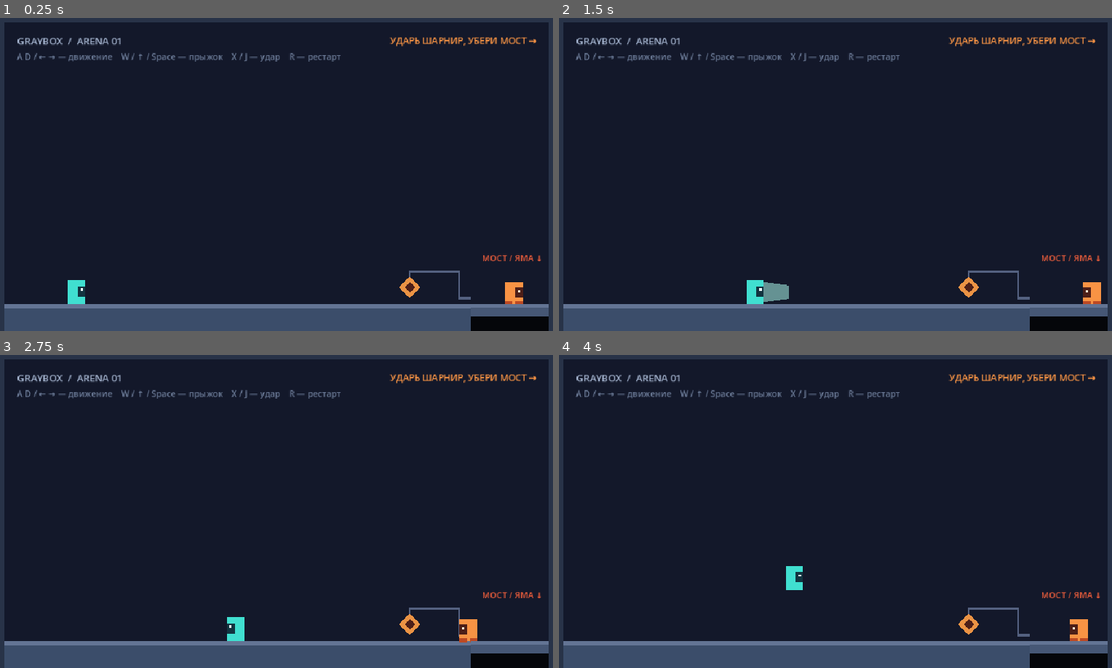
Above: before the commit, frames 1-4 (two rows, left to right).
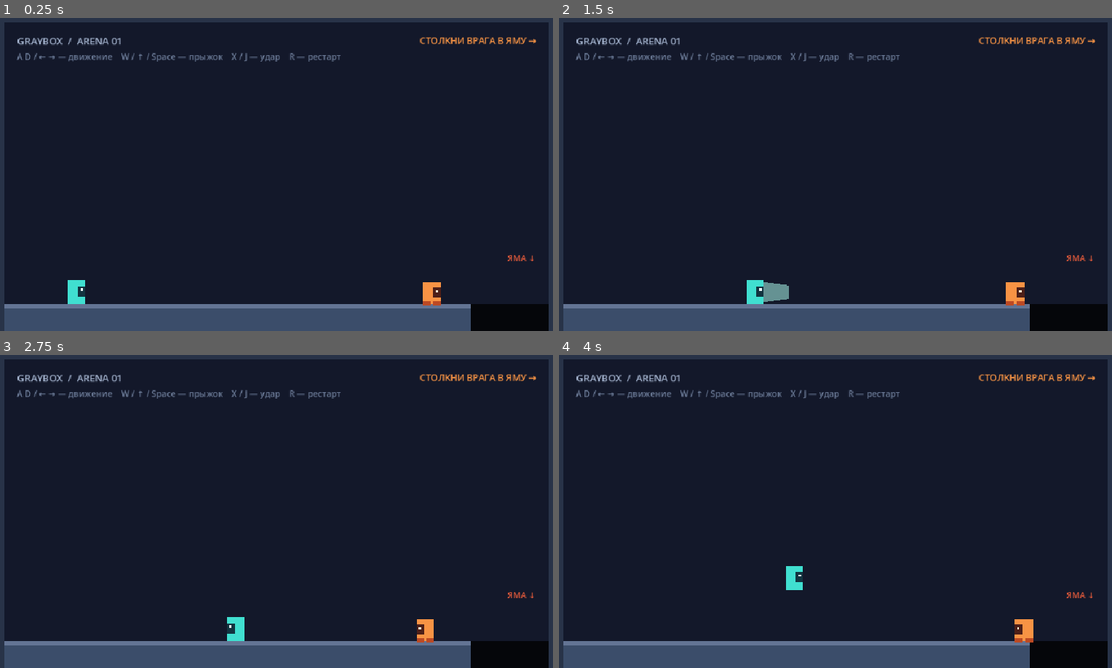
Above: after the commit, the same moments.

Repository: Vinatorul/pivotfall
Game: Godot game, scene res://scenes/arena_01.tscn
Same seed, same stepped clock (60 frames per second), same inputs: the game is played once before the commit and once after it. Before the commit the project starts from res://scenes/arena.tscn.
Inputs:
- Up to frame 1 (0.25 s): no input
- Up to frame 2 (1.5 s): tap Enter (ui_accept) at 0.5, 0.77 s; hold Right (ui_right) from 0.53 s (still down); tap R at 0.6 s; tap X at 1.35 s
- Up to frame 3 (2.75 s): tap Enter (ui_accept) at 1.52 s; release Right (ui_right) at 2.03 s; hold Left (ui_left) from 2.03 s (still down); tap J at 2.1 s
- Up to frame 4 (4 s): release Left (ui_left) at 2.78 s; hold Right (ui_right) from 2.78 s (still down); tap R at 2.85 s; tap Enter (ui_accept) at 3.02, 3.77 s; tap X at 3.6 s

The runs differ from the first frame. In frame 1, 1.8% of the frame differs, in the area x 70-100%, y 6-96%; in frame 2, 1.8%; in frame 3, 1.8%; in frame 4, 1.8%.

Commit message:
feat: add two-arena progression

Diff:
--- a/project.godot
+++ b/project.godot
@@ -11,7 +11,7 @@
 [application]
 
 config/name="Single Screen Arcade Prototype"
-run/main_scene="res://scenes/arena.tscn"
+run/main_scene="res://scenes/arena_01.tscn"
 config/features=PackedStringArray("4.6")
 
 [display]
--- /dev/null
+++ b/scenes/arena_01.tscn
@@ -0,0 +1,144 @@
+[gd_scene load_steps=8 format=3]
+
+[ext_resource type="PackedScene" path="res://scenes/player.tscn" id="1_player"]
+[ext_resource type="PackedScene" path="res://scenes/patrol_enemy.tscn" id="2_patrol"]
+[ext_resource type="Script" path="res://scripts/arena.gd" id="3_arena"]
+
+[sub_resource type="RectangleShape2D" id="RectangleShape2D_floor"]
+size = Vector2(768, 44)
+
+[sub_resource type="RectangleShape2D" id="RectangleShape2D_wall"]
+size = Vector2(32, 540)
+
+[sub_resource type="RectangleShape2D" id="RectangleShape2D_ceiling"]
+size = Vector2(960, 32)
+
+[sub_resource type="RectangleShape2D" id="RectangleShape2D_death_zone"]
+size = Vector2(960, 120)
+
+[node name="Arena" type="Node2D"]
+script = ExtResource("3_arena")
+next_arena_path = "res://scenes/arena_02.tscn"
+clear_message = "АРЕНА 1 ПРОЙДЕНА  /  ПЕРЕХОД..."
+
+[node name="Background" type="Polygon2D" parent="."]
+z_index = -10
+polygon = PackedVector2Array(0, 0, 960, 0, 960, 540, 0, 540)
+color = Color(0.055, 0.071, 0.125, 1)
+
+[node name="BackdropPanel" type="Polygon2D" parent="."]
+z_index = -9
+polygon = PackedVector2Array(32, 32, 928, 32, 928, 496, 32, 496)
+color = Color(0.075, 0.098, 0.165, 1)
+
+[node name="PitDepth" type="Polygon2D" parent="."]
+z_index = -8
+polygon = PackedVector2Array(800, 496, 928, 496, 928, 540, 800, 540)
+color = Color(0.02, 0.024, 0.043, 1)
+
+[node name="PitLip" type="Polygon2D" parent="."]
+z_index = -7
+polygon = PackedVector2Array(792, 496, 800, 496, 800, 540, 792, 540)
+color = Color(0.925, 0.365, 0.231, 1)
+
+[node name="Geometry" type="Node2D" parent="."]
+
+[node name="Floor" type="StaticBody2D" parent="Geometry"]
+position = Vector2(416, 518)
+
+[node name="Visual" type="Polygon2D" parent="Geometry/Floor"]
+polygon = PackedVector2Array(-384, -22, 384, -22, 384, 22, -384, 22)
+color = Color(0.235, 0.302, 0.416, 1)
+
+[node name="TopEdge" type="Polygon2D" parent="Geometry/Floor"]
+polygon = PackedVector2Array(-384, -22, 384, -22, 384, -16, -384, -16)
+color = Color(0.392, 0.455, 0.584, 1)
+
+[node name="CollisionShape2D" type="CollisionShape2D" parent="Geometry/Floor"]
+shape = SubResource("RectangleShape2D_floor")
+
+[node name="Ceiling" type="StaticBody2D" parent="Geometry"]
+position = Vector2(480, 16)
+
+[node name="Visual" type="Polygon2D" parent="Geometry/Ceiling"]
+polygon = PackedVector2Array(-480, -16, 480, -16, 480, 16, -480, 16)
+color = Color(0.157, 0.2, 0.286, 1)
+
+[node name="CollisionShape2D" type="CollisionShape2D" parent="Geometry/Ceiling"]
+shape = SubResource("RectangleShape2D_ceiling")
+
+[node name="LeftWall" type="StaticBody2D" parent="Geometry"]
+position = Vector2(16, 270)
+
+[node name="Visual" type="Polygon2D" parent="Geometry/LeftWall"]
+polygon = PackedVector2Array(-16, -270, 16, -270, 16, 270, -16, 270)
+color = Color(0.157, 0.2, 0.286, 1)
+
+[node name="CollisionShape2D" type="CollisionShape2D" parent="Geometry/LeftWall"]
+shape = SubResource("RectangleShape2D_wall")
+
+[node name="RightWall" type="StaticBody2D" parent="Geometry"]
+position = Vector2(944, 270)
+
+[node name="Visual" type="Polygon2D" parent="Geometry/RightWall"]
+polygon = PackedVector2Array(-16, -270, 16, -270, 16, 270, -16, 270)
+color = Color(0.157, 0.2, 0.286, 1)
+
+[node name="CollisionShape2D" type="CollisionShape2D" parent="Geometry/RightWall"]
+shape = SubResource("RectangleShape2D_wall")
+
+[node name="Player" parent="." instance=ExtResource("1_player")]
+position = Vector2(150, 450)
+
+[node name="PatrolEnemy" parent="." instance=ExtResource("2_patrol")]
+position = Vector2(720, 450)
+patrol_speed = 65.0
+patrol_direction = 1.0
+
+[node name="DeathZone" type="Area2D" parent="."]
+position = Vector2(480, 600)
+collision_layer = 0
+collision_mask = 6
+
+[node name="CollisionShape2D" type="CollisionShape2D" parent="DeathZone"]
+shape = SubResource("RectangleShape2D_death_zone")
+
+[node name="UI" type="CanvasLayer" parent="."]
+
+[node name="Title" type="Label" parent="UI"]
+offset_left = 52.0
+offset_top = 50.0
+offset_right = 420.0
+offset_bottom = 78.0
+theme_override_colors/font_color = Color(0.651, 0.714, 0.82, 1)
+theme_override_font_sizes/font_size = 16
+text = "GRAYBOX  /  ARENA 01"
+
+[node name="Status" type="Label" parent="UI"]
+offset_left = 580.0
+offset_top = 50.0
+offset_right = 908.0
+offset_bottom = 78.0
+theme_override_colors/font_color = Color(0.973, 0.58, 0.267, 1)
+theme_override_font_sizes/font_size = 15
+text = "СТОЛКНИ ВРАГА В ЯМУ →"
+horizontal_alignment = 2
+
+[node name="Controls" type="Label" parent="UI"]
+offset_left = 52.0
+offset_top = 78.0
+offset_right = 908.0
+offset_bottom = 105.0
+theme_override_colors/font_color = Color(0.439, 0.502, 0.616, 1)
+theme_override_font_sizes/font_size = 14
+text = "A D / ← → — движение    W / ↑ / Space — прыжок    X / J — удар    R — рестарт"
+
+[node name="PitMarker" type="Label" parent="UI"]
+offset_left = 824.0
+offset_top = 410.0
+offset_right = 908.0
+offset_bottom = 438.0
+theme_override_colors/font_color = Color(0.925, 0.365, 0.231, 1)
+theme_override_font_sizes/font_size = 14
+text = "ЯМА ↓"
+horizontal_alignment = 2
--- a/scenes/arena.tscn
+++ b/scenes/arena_02.tscn
@@ -20,6 +20,7 @@
 
 [node name="Arena" type="Node2D"]
 script = ExtResource("3_arena")
+clear_message = "АРЕНА 2 ПРОЙДЕНА  /  ПЕРЕЗАПУСК..."
 
 [node name="Background" type="Polygon2D" parent="."]
 z_index = -10
@@ -124,7 +125,7 @@
 offset_bottom = 78.0
 theme_override_colors/font_color = Color(0.651, 0.714, 0.82, 1)
 theme_override_font_sizes/font_size = 16
-text = "GRAYBOX  /  ARENA 01"
+text = "GRAYBOX  /  ARENA 02"
 
 [node name="Status" type="Label" parent="UI"]
 offset_left = 580.0
--- a/scripts/arena.gd
+++ b/scripts/arena.gd
@@ -3,12 +3,15 @@
 
 @export var fall_restart_delay := 0.45
 @export var clear_restart_delay := 1.25
+@export_file("*.tscn") var next_arena_path := ""
+@export var clear_message := "АРЕНА ПРОЙДЕНА  /  ПЕРЕЗАПУСК..."
 
 @onready var death_zone: Area2D = $DeathZone
 @onready var status_label: Label = $UI/Status
 
 var enemies_remaining := 0
 var restart_scheduled := false
+var advance_after_delay := false
 
 
 func _ready() -> void:
@@ -32,7 +35,7 @@
 
 	if body is Player:
 		status_label.text = "ПАДЕНИЕ  /  ПЕРЕЗАПУСК..."
-		_schedule_restart(fall_restart_delay)
+		_schedule_outcome(fall_restart_delay, false)
 		return
 
 	if body.is_in_group("enemies"):
@@ -40,13 +43,28 @@
 		enemies_remaining = maxi(enemies_remaining - 1, 0)
 
 		if enemies_remaining == 0:
-			status_label.text = "АРЕНА ПРОЙДЕНА  /  ПЕРЕЗАПУСК..."
-			_schedule_restart(clear_restart_delay)
+			status_label.text = clear_message
+			_schedule_outcome(clear_restart_delay, not next_arena_path.is_empty())
 
 
-func _schedule_restart(delay: float) -> void:
+func _schedule_outcome(delay: float, should_advance: bool) -> void:
 	restart_scheduled = true
-	get_tree().create_timer(delay).timeout.connect(_reload_scene)
+	advance_after_delay = should_advance
+	get_tree().create_timer(delay).timeout.connect(_finish_outcome)
+
+
+func _finish_outcome() -> void:
+	if advance_after_delay:
+		var change_error := get_tree().change_scene_to_file(next_arena_path)
+		if change_error == OK:
+			return
+
+		push_error(
+			"Could not open the next arena '%s' (error %d)."
+			% [next_arena_path, change_error]
+		)
+
+	_reload_scene()
 
 
 func _reload_scene() -> void:
Not shown, changed: README.md
Not shown, changed: docs/WORKLOG.md
